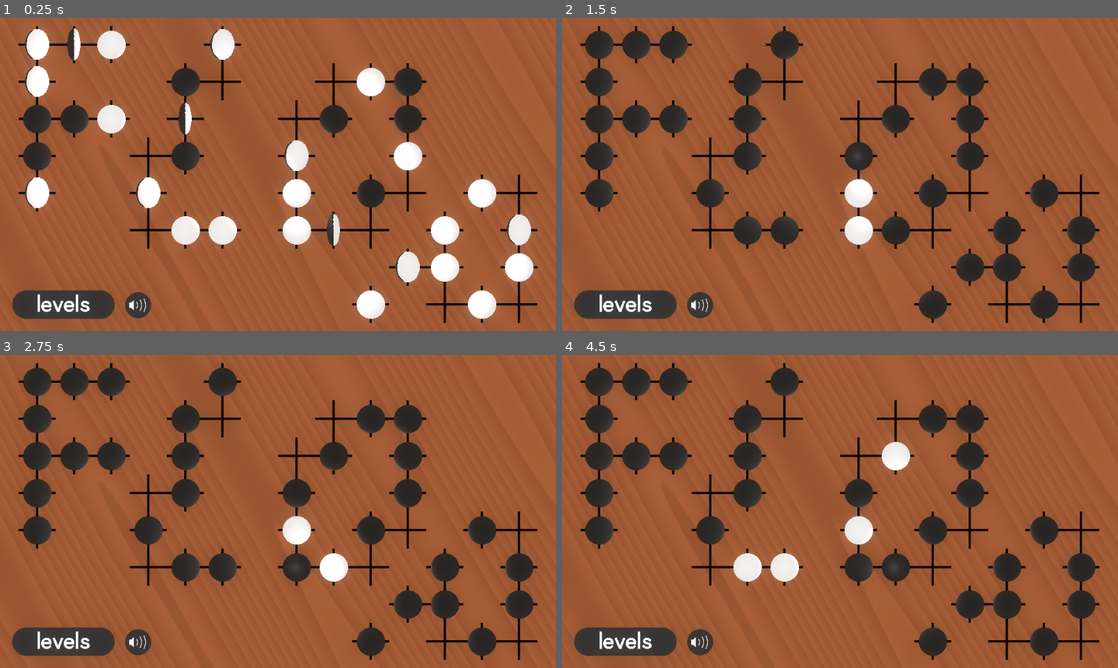
Above: before the commit, frames 1-4 (two rows, left to right).
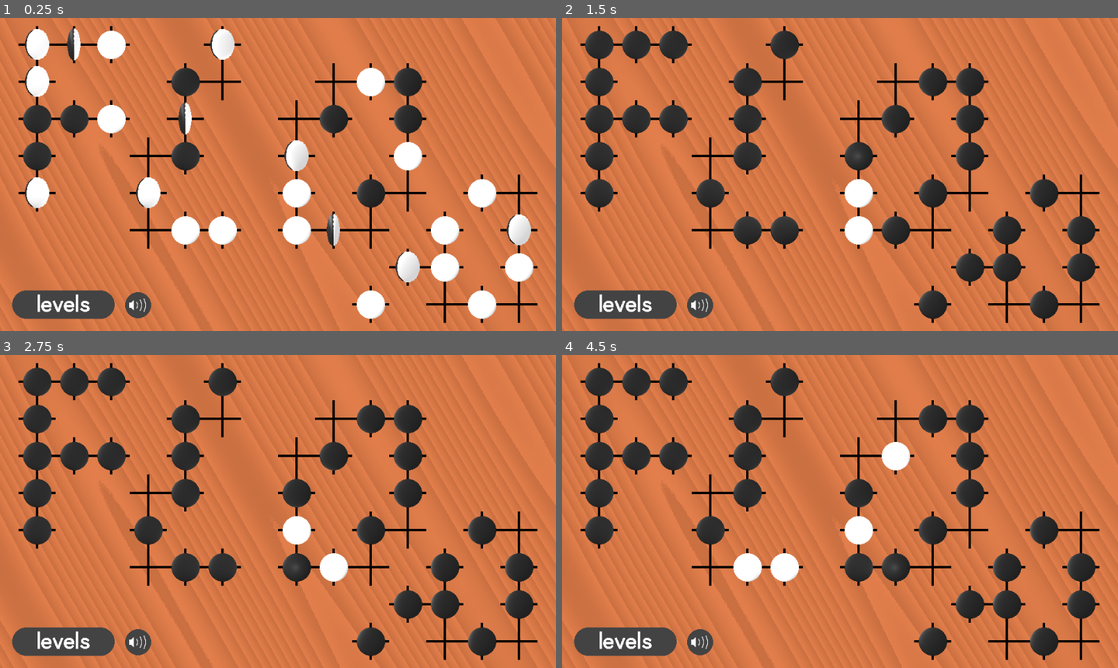
Above: after the commit, the same moments.

Repository: jocelyndb/Overturn
Game: Godot game, scene res://Scenes/Menus/main_menu.tscn
The game is run twice, just before and just after one commit, with the same random seed, the same clock (stepped at 60 frames per second) and the same inputs.
Inputs (mouse positions are in pixels of both pictures, inside the frame that each line leads up to):
- Up to frame 1 (0.25 s): no input
- Up to frame 2 (1.5 s): click (856, 193) at 0.5 s; click (856, 155) at 1.27 s
- Up to frame 3 (2.75 s): click (294, 567) at 2.02 s
- Up to frame 4 (4.5 s): click (895, 455) at 2.77 s; click (784, 567) at 3.52 s; click (895, 567) at 4.27 s

The runs differ from the first frame. In frame 1, 86% of the frame differs, in the area x 0-100%, y 0-100%; in frame 2, 85%; in frame 3, 85%; in frame 4, 85%.

Commit message:
Fixed memory leak with web build and lighting on Safari

Diff:
--- a/Scenes/Menus/main_menu.tscn
+++ b/Scenes/Menus/main_menu.tscn
@@ -14,6 +14,15 @@
 
 [node name="Tokens" parent="Game/TokenTileMap" index="1"]
 tile_map_data = PackedByteArray("AAAAAAAAAAAAAAAAAQAAAP//AAAAAAAAAQAAAAEAAAAAAAAAAQABAP7/AAAAAAAAAQD+/wEAAAAAAAAAAQABAA …(464 unchanged characters)…
+
+[node name="ColorRect" parent="Game" index="3"]
+visible = false
+color = Color(1, 1, 1, 0)
+
+[node name="DirectionalLight2D" parent="Game" index="5"]
+visible = true
+energy = 0.74
+height = 0.22
 
 [node name="LevelsButton" type="Button" parent="."]
 anchors_preset = 8
--- a/Scenes/Tiles/tile_map_template.tscn
+++ b/Scenes/Tiles/tile_map_template.tscn
@@ -1,20 +1,9 @@
-[gd_scene load_steps=12 format=3 uid="uid://cdn68p7jutsit"]
+[gd_scene load_steps=9 format=3 uid="uid://cdn68p7jutsit"]
 
 [ext_resource type="Shader" uid="uid://d2h7ac8tvycym" path="res://Scenes/Tiles/background_wood.gdshader" id="1_lwjya"]
 [ext_resource type="Script" uid="uid://ck4bqm8axe24r" path="res://Scripts/Game/game.gd" id="1_tdbkj"]
 [ext_resource type="PackedScene" uid="uid://cev15exnnukfu" path="res://Scenes/Levels/TokenTileMaps/1-2.tscn" id="2_lwjya"]
 [ext_resource type="Script" uid="uid://criaw3q37bfev" path="res://Scripts/Light/mouse_light.gd" id="4_tdbkj"]
-
-[sub_resource type="Environment" id="Environment_tdbkj"]
-background_mode = 3
-glow_enabled = true
-glow_intensity = 0.41
-glow_bloom = 0.48
-glow_hdr_threshold = 0.94
-
-[sub_resource type="CameraAttributesPractical" id="CameraAttributesPractical_e4etf"]
-
-[sub_resource type="Compositor" id="Compositor_jm710"]
 
 [sub_resource type="ShaderMaterial" id="ShaderMaterial_e4etf"]
 shader = ExtResource("1_lwjya")
@@ -43,11 +32,6 @@
 [node name="Game" type="Node2D"]
 script = ExtResource("1_tdbkj")
 
-[node name="WorldEnvironment" type="WorldEnvironment" parent="."]
-environment = SubResource("Environment_tdbkj")
-camera_attributes = SubResource("CameraAttributesPractical_e4etf")
-compositor = SubResource("Compositor_jm710")
-
 [node name="Background" type="Sprite2D" parent="."]
 material = SubResource("ShaderMaterial_e4etf")
 position = Vector2(-19.0685, -25.5943)
@@ -68,12 +52,11 @@
 height = 8.0
 script = ExtResource("4_tdbkj")
 
-[node name="DirectionalLight2D" type="DirectionalLight2D" parent="."]
-visible = false
+[node name="DirectionalLight2D2" type="DirectionalLight2D" parent="."]
 position = Vector2(75, -59)
 rotation = -0.825541
-energy = 0.07
+energy = 0.74
 shadow_enabled = true
-height = 0.49
+height = 0.22
 
 [editable path="TokenTileMap"]
--- a/Scripts/Game/audio_manager.gd
+++ b/Scripts/Game/audio_manager.gd
@@ -3,6 +3,7 @@
 @export_dir var sfx_directory
 @export_file var bg_music
 @export_range(0, 1) var bg_intensity: float
+@export var mute_sfx_with_music: bool = false
 
 @onready var bg_music_player: AudioStreamPlayer = addAudioStreamPlayer(bg_music)
 
@@ -12,7 +13,7 @@
 func _ready():
 	bg_music_player.volume_linear = bg_intensity
 	bg_music_player.play()
-	bg_music_player.finished.connect(func (): bg_music_player.play())
+	bg_music_player.finished.connect(bg_music_player.play)
 
 	var dir = DirAccess.open(sfx_directory)
 	if dir:
@@ -31,21 +32,20 @@
 func addAudioStreamPlayer(file_path: String) -> AudioStreamPlayer:
 	var player = AudioStreamPlayer.new()
 	player.stream = load(file_path)
-	player.max_polyphony = 6
+	player.max_polyphony = 3
 	players[file_path.get_file().split(".")[0]] = player
-	print(file_path.get_file().split(".")[0])
 	add_child(player)
 	return player
 
 func toggle_mute() -> void:
 	muted = !muted
-	bg_music_player.volume_linear = 0 if muted else bg_intensity
+	bg_music_player.volume_linear = 0.0 if muted else bg_intensity
 
-func play(name: StringName, intensity: float = 1.0, delay: float = 0) -> void:
-	#if muted:
-		#return
+func play(file_name: StringName, intensity: float = 1.0, delay: float = 0) -> void:
+	if mute_sfx_with_music:
+		return
 
-	var player = players.get(name) as AudioStreamPlayer
+	var player = players.get(file_name) as AudioStreamPlayer
 	if player:
 		await get_tree().create_timer(delay).timeout
 		player.volume_linear = intensity
--- a/Scripts/Game/game.gd
+++ b/Scripts/Game/game.gd
@@ -8,20 +8,14 @@
 func _ready():
 	token_tile_map.connect("solved", _on_level_completed)
 
-#func _input(event: InputEvent) -> void:
-	#if event is InputEventMouseButton:
-		#if event.pressed and event.button_index == MOUSE_BUTTON_LEFT:
-			#_on_level_completed()
-
 func _on_level_completed():
 	if current_levelinfo and current_levelinfo.game_level:
 		Levels.set_completed(current_levelinfo.num)
 	change_level(next_level_index)
-		#add_child(levels[next_level_index].tiles.instantiate())
 
 
 func change_level(level: int):
-	# TODO: gracefully handle last level
+	remove_child(token_tile_map)
 	token_tile_map.queue_free()
 	current_levelinfo = Levels.get_level(level)
 	next_level_index = level + 1
@@ -31,6 +25,7 @@
 	var next_level_tile_map = current_levelinfo.tiles.instantiate()
 	if next_level_tile_map.has_signal("level_selected"):
 		next_level_tile_map.connect("level_selected", change_level)
+	if next_level_tile_map.has_signal("solved"):
+		next_level_tile_map.connect("solved", _on_level_completed)
 	add_child(next_level_tile_map)
 	token_tile_map = next_level_tile_map
-	token_tile_map.connect("solved", _on_level_completed)
--- a/Scripts/Levels/level_select.gd
+++ b/Scripts/Levels/level_select.gd
@@ -10,7 +10,6 @@
 		var text = Label.new()
 		text.text = str(level.num)
 		text.set_anchors_and_offsets_preset(Control.PRESET_CENTER)
-		#text.mouse_filter = Control.MOUSE_FILTER_IGNORE
 		button.add_child(text)
 		print("Button size: ", button.size)
 		button.pressed.connect(func ():
--- a/Scripts/Tiles/tile_map.gd
+++ b/Scripts/Tiles/tile_map.gd
@@ -8,18 +8,12 @@
 
 func _enter_tree():
 	child_entered_tree.connect(_register_token)
-	child_exiting_tree.connect(_unregister_token)
+	#child_exiting_tree.connect(_unregister_token)
 
 func _register_token(token: Node):
 	await token.ready
-	AudioManager.play("tink", 0.2)
 	var coords = local_to_map(to_local(token.global_position))
-	#print(token.global_position)
 	token_coords[coords] = token as TokenButton
-	token.set_meta("token_coords", coords)
-
-func _unregister_token(token: Node):
-	token_coords.erase(token.get_meta("tile_cords"))
 
 func get_token_scene(coords: Vector2i) -> TokenButton:
 	return token_coords.get(coords, null) as TokenButton
@@ -36,43 +30,30 @@
 			var token: TokenButton = get_token_scene(mapCoord)
 			if token:
 				token.flip()
-				AudioManager.play("tink", 1.2)
 				await get_tree().create_timer(0.14).timeout
 				for neighbourOffset in token.neighbourOffsets:
 					if get_token_scene(neighbourOffset + mapCoord):
-						AudioManager.play("tink", 1.1)
 						await get_tree().create_timer(0.04).timeout
 						get_token_scene(neighbourOffset + mapCoord).flip()
 				# Check if won
-				if token_coords.values().all(func(token: TokenButton): return token.flipped):
+				if token_coords.values().all(func(level_token: TokenButton): return level_token.flipped):
 					endgame()
 
 
-func reset_tokens() -> void:
+func reset_tokens(flip_all: bool = false) -> void:
 	for token: TokenButton in token_coords.values() :
-		if token.flipped:
+		if flip_all or token.flipped:
+			await get_tree().create_timer(randf_range(.01, 0.02)).timeout
 			token.flip()
-			AudioManager.play("tink", 0.2)
-			#await get_tree().create_timer(randf_range(.00, 0.02)).timeout
-
 
 func endgame() -> void:
-	await get_tree().create_timer(0.5).timeout
 	print("Won!")
-	reset_tokens()
-	AudioManager.play("tink", 0.3, 0.01)
-	await get_tree().create_timer(0.5).timeout
-	token_coords.values().all(func(token: TokenButton):
-		token.flip()
-		return true)
-	AudioManager.play("tink", 0.3)
-	AudioManager.play("tink", 0.3, 0.01)
-	AudioManager.play("tink", 0.3, 0.02)
 	await get_tree().create_timer(0.5).timeout
 	reset_tokens()
-	AudioManager.play("tink", 0.3, 0.01)
 	await get_tree().create_timer(0.5).timeout
-	token_coords.values().all(func(token: TokenButton):
-		token.flip()
-		return true)
+	reset_tokens(true)
+	await get_tree().create_timer(0.5).timeout
+	reset_tokens()
+	await get_tree().create_timer(0.5).timeout
+	reset_tokens(true)
 	solved.emit()
--- a/Scripts/Tiles/token_tile_map.gd
+++ b/Scripts/Tiles/token_tile_map.gd
@@ -1,6 +1,7 @@
 extends Node
 
 @onready var tokens: TokenTileMapLayer = $Tokens
+
 signal solved
 
 func _ready() -> void:
--- a/Scripts/Token/token_button.gd
+++ b/Scripts/Token/token_button.gd
@@ -20,18 +20,16 @@
 @onready var sprite: AnimatedSprite2D = $Sprite
 
 func _ready() -> void:
-	#material.set("shader_paramater/flipped", flipped);
 	await get_tree().create_timer(randf_range(0.1,0.3)).timeout
 	if not flipped:
+		AudioManager.play(&"tink", 0.8)
 		sprite.play(&"flip")
 
 func flip() -> void:
+	AudioManager.play(&"tink", 1.2)
+
 	flipped = !flipped;
 	if flipped:
 		sprite.play_backwards(&"flip")
 	else:
 		sprite.play(&"flip")
-	#print("Flipped? ", flipped)
-	#material.set("shader_parameter/flipped", flipped);
-	#print(material.get("shader_parameter/flipped"))
-	# TODO: animate flipping and change texture
--- a/project.godot
+++ b/project.godot
@@ -41,3 +41,5 @@
 textures/canvas_textures/default_texture_filter=0
 renderer/rendering_method="gl_compatibility"
 renderer/rendering_method.mobile="gl_compatibility"
+textures/vram_compression/import_etc2_astc=true
+anti_aliasing/screen_space_roughness_limiter/enabled=false
Not shown, changed: export_presets.cfg
Not shown, changed: Build/Web/index.html
Not shown, changed: Build/Web/index.js
Not shown, changed: Build/Web/index.pck
Not shown, changed: Build/Web/index.wasm
